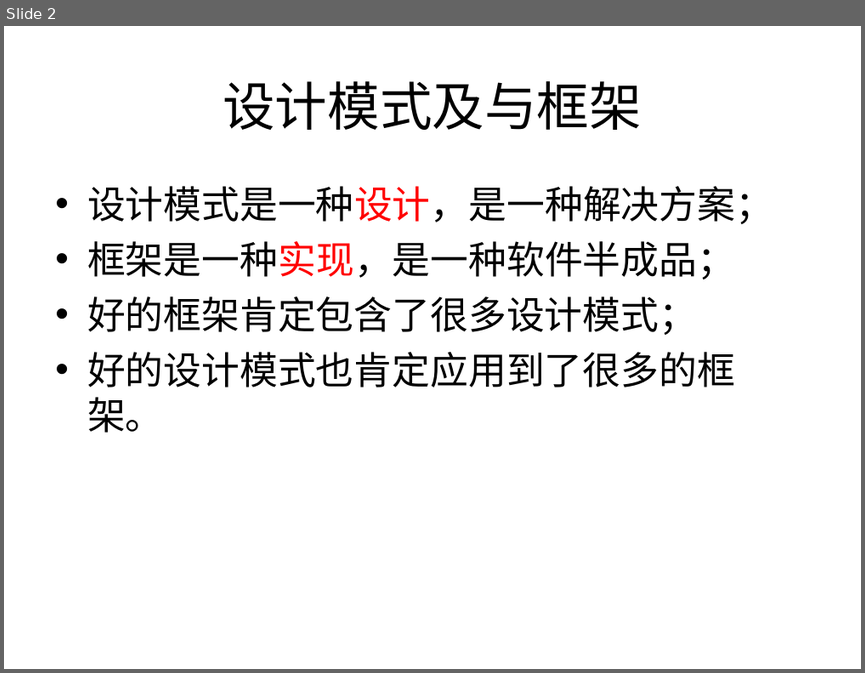
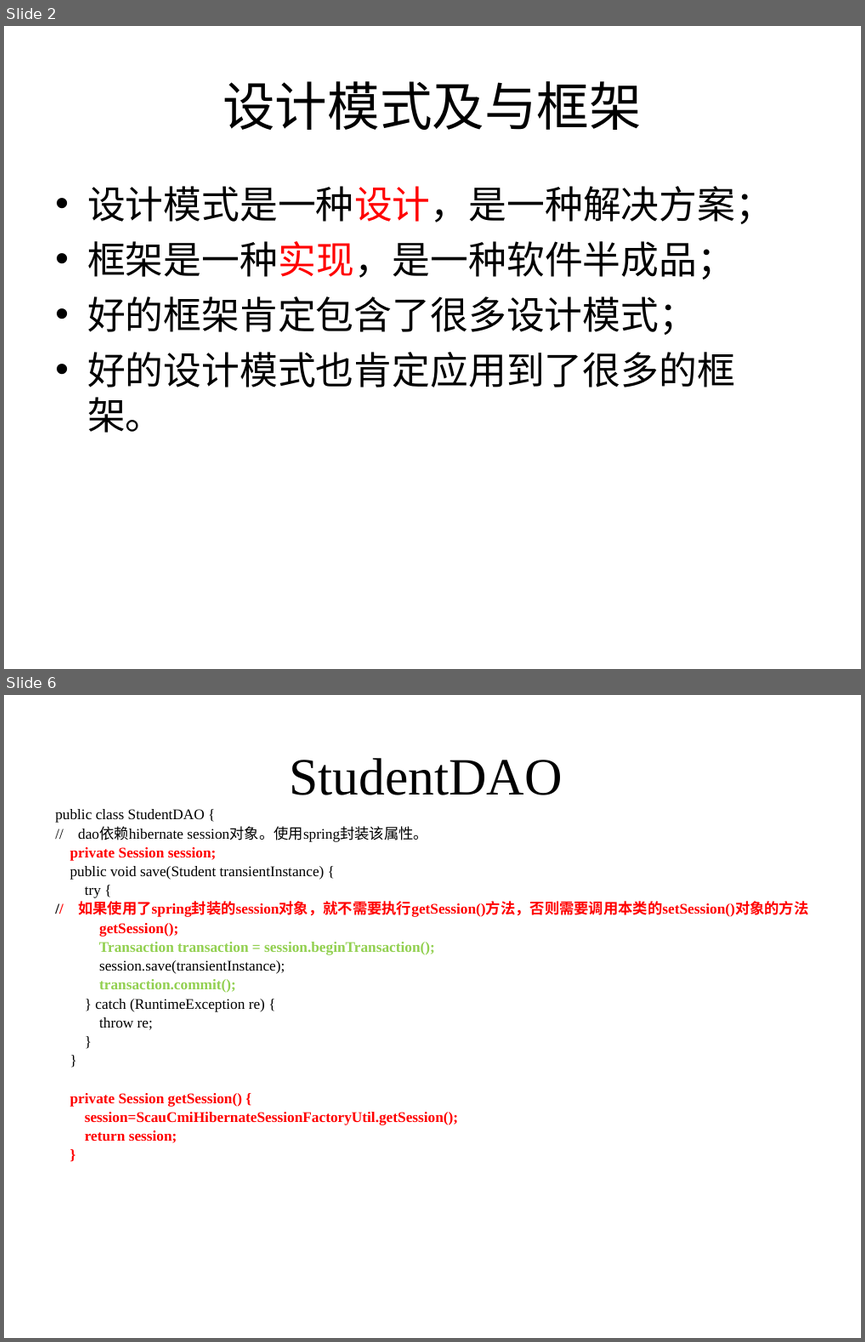
Before and after one commit to liangshanhero/sa, a slide deck: sa/文档/2019 软件体系结构（09）：Spring+Hibernate.ppt. Shown one above the other, each under a label of ours: slide 2 before the commit, slides 2 and 6 after it; the slides between them are not shown. The pictures are 865x673 and 865x1342 pixels, drawn with LibreOffice and Linux fonts; fonts in the diff are those of the drawing. Boxes give left, top, right and bottom in pixels: in the first picture for what was removed or moved away, otherwise in the second. Text is boxed around its words. In the diff, an @@ line names an element or a change of style, - is before the commit and + after.

```diff
--- a/sa/文档/2019 软件体系结构（09）：Spring+Hibernate.ppt
+++ b/sa/文档/2019 软件体系结构（09）：Spring+Hibernate.ppt
@@ slide 6 added at (4, 695, 861, 1338), background #FFFFFF @@
@@ title added at (289, 758, 562, 795), 44 pt, text #000000 @@
+StudentDAO
@@ text added at (55, 809, 808, 1143), 12.4 pt, text #FF0000, bold @@
+public class StudentDAO {
+// dao依赖hibernate session对象。使用spring封装该属性。
+private Session session;
+public void save(Student transientInstance) {
+try {
+// 如果使用了spring封装的session对象，就不需要执行getSession()方法，否则需要调用本类的setSession()对象的方法
+getSession();
+Transaction transaction = session.beginTransaction();
+session.save(transientInstance);
+transaction.commit();
+} catch (RuntimeException re) {
+throw re;
+}
+}
+private Session getSession() {
+session=ScauCmiHibernateSessionFactoryUtil.getSession();
+return session;
+}
```
Also in this commit, not shown: 2 slides changed, 2 other slides added, 9 other files.
